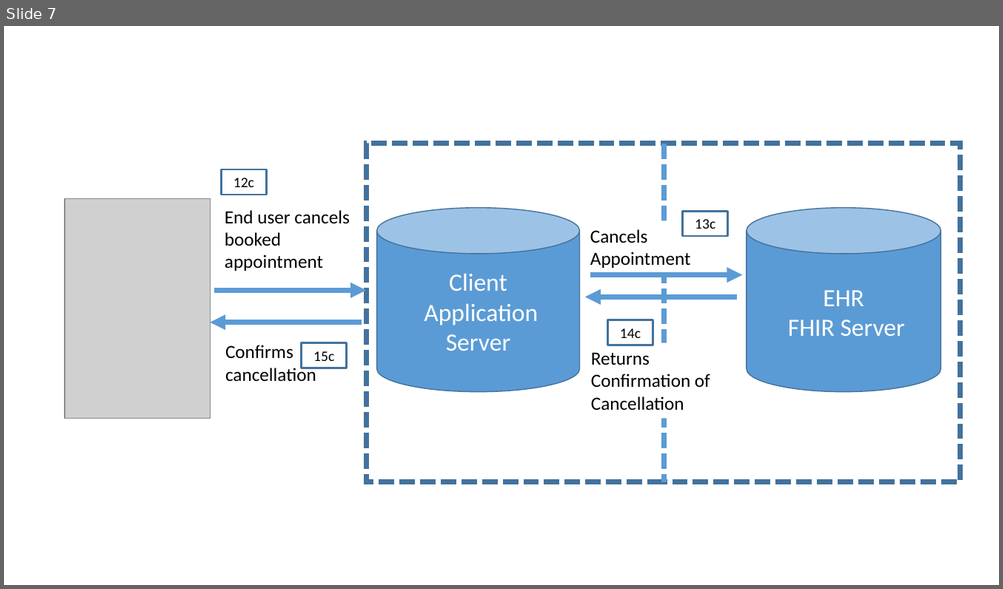
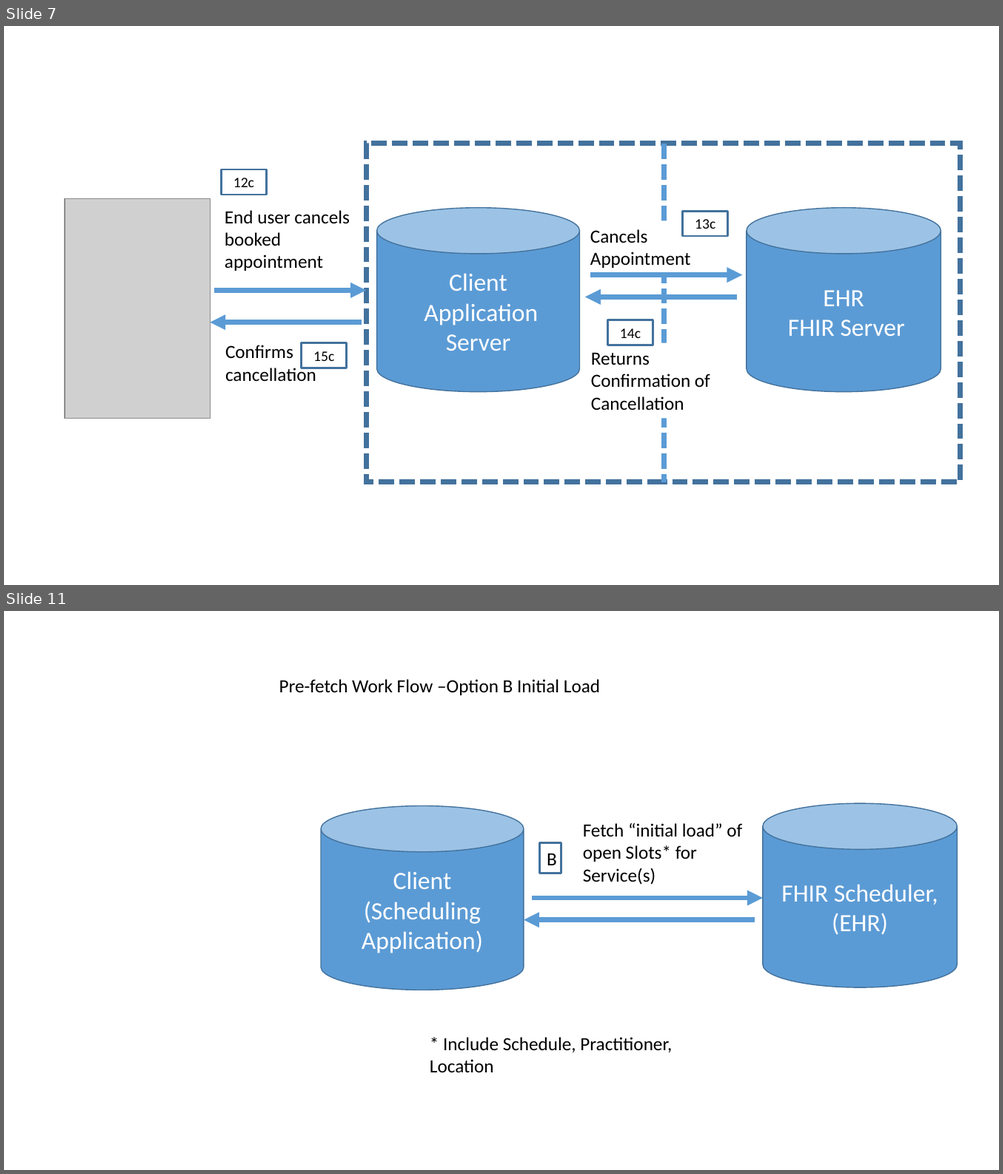
Before and after one commit to argonautproject/scheduling, a slide deck: meeting-notes/WorkFlowDiagrams.pptx. Shown one above the other, each under a label of ours: slide 7 before the commit, slides 7 and 11 after it; the slides between them are not shown. The pictures are 1003x589 and 1003x1174 pixels, drawn with LibreOffice and Linux fonts; fonts in the diff are those of the drawing; grey boxes stand for pictures. Boxes give left, top, right and bottom in pixels: in the first picture for what was removed or moved away, otherwise in the second. Text is boxed around its words. In the diff, an @@ line names an element or a change of style, - is before the commit and + after.

```diff
--- a/meeting-notes/WorkFlowDiagrams.pptx
+++ b/meeting-notes/WorkFlowDiagrams.pptx
@@ slide 11 added at [4,611,999,1170], background #FFFFFF @@
@@ text added at [279,679,600,695], 18 pt, text #000000 @@
+Pre-fetch Work Flow –Option B Initial Load
@@ cylinder added at [321,806,524,990], fill #5B9BD5, outline #43739E 1 pt, 24 pt, text #FFFFFF @@
+Client
+(Scheduling Application)
@@ cylinder added at [762,803,957,988], fill #5B9BD5, outline #43739E 1 pt, 24 pt, text #FFFFFF @@
+FHIR Scheduler, (EHR)
@@ group added at [523,823,762,920]: 2 arrows, 1 text, 1 rectangle @@
+Fetch “initial load” of open Slots* for Service(s)
+B
@@ text added at [430,1037,671,1073], 18 pt, text #000000 @@
+* Include Schedule, Practitioner, Location
```
Also in this commit, not shown: 2 slides changed, 4 other slides added, 14 other files.
